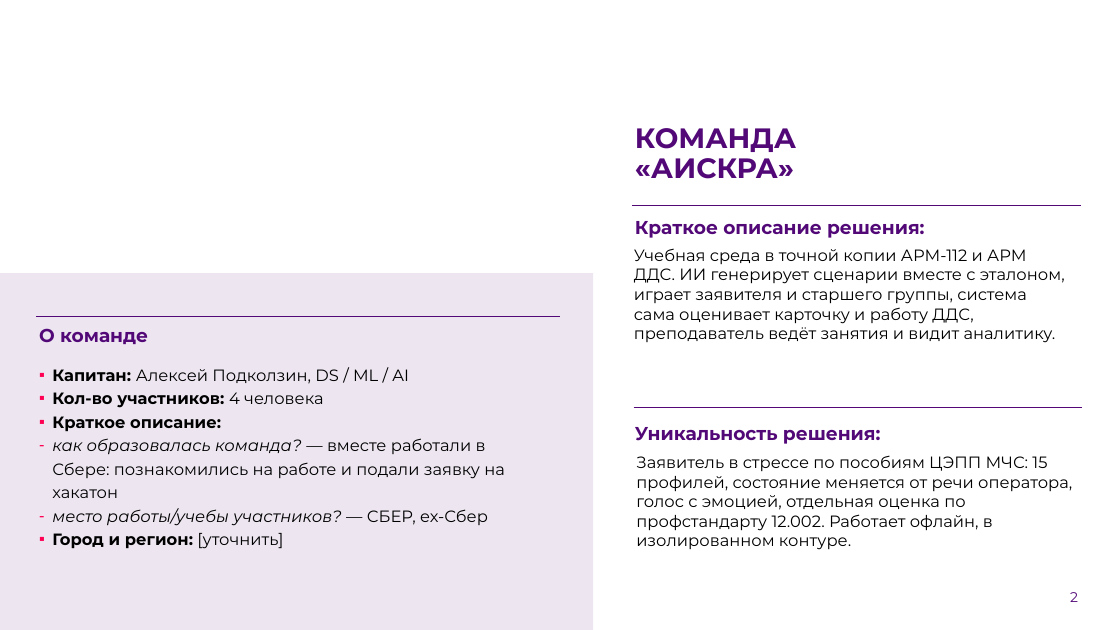
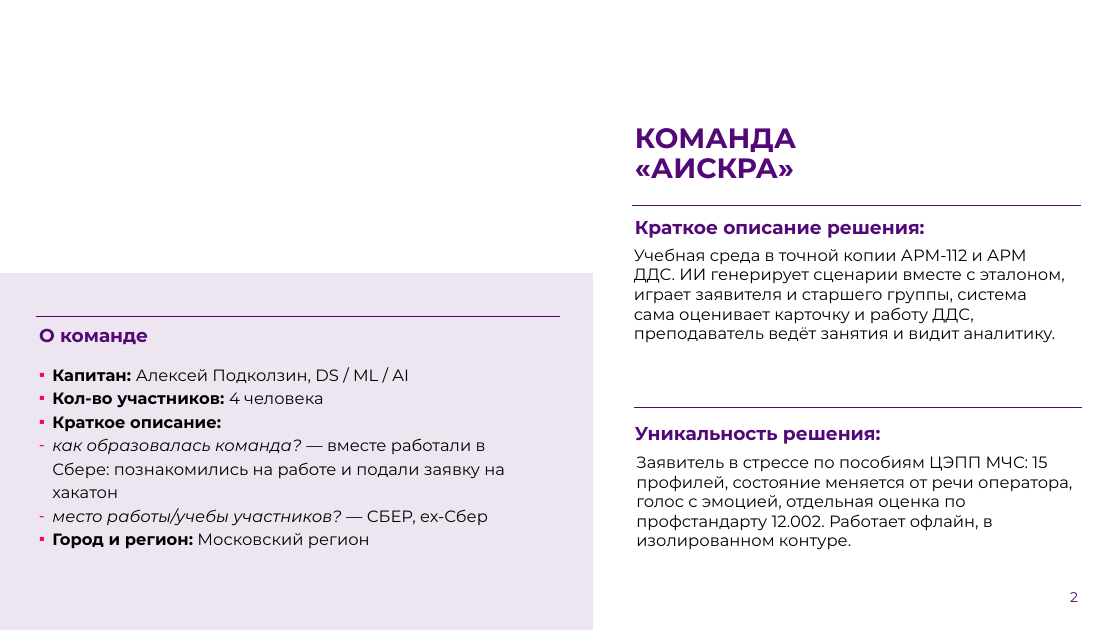
Before and after one commit to Fosh1er/MCHS_hack_AIskra, a slide deck: slide 2 of docs/presentation/АИскра_презентация_ЛЦТ2026.pptx. Drawn at 1120x630 pixels with LibreOffice and Linux fonts; fonts in the diff are those of the drawing; background and template pictures are left out. Boxes give left, top, right and bottom in pixels: in the first picture for what was removed or moved away, otherwise in the second. Text is boxed around its words. In the diff, an @@ line names an element or a change of style, - is before the commit and + after.

```diff
--- a/docs/presentation/АИскра_презентация_ЛЦТ2026.pptx
+++ b/docs/presentation/АИскра_презентация_ЛЦТ2026.pptx
@@ text at [52,533,370,549]: text changed; bold off @@
-▪ Город и регион: [уточнить]
+▪ Город и регион: Московский регион
```
Also in this commit, not shown: 1 other file.
